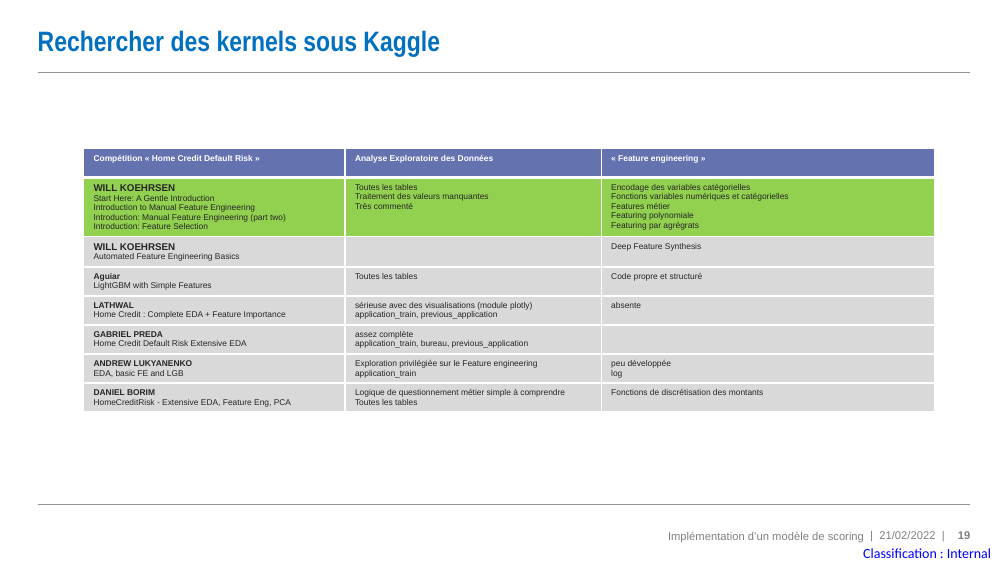
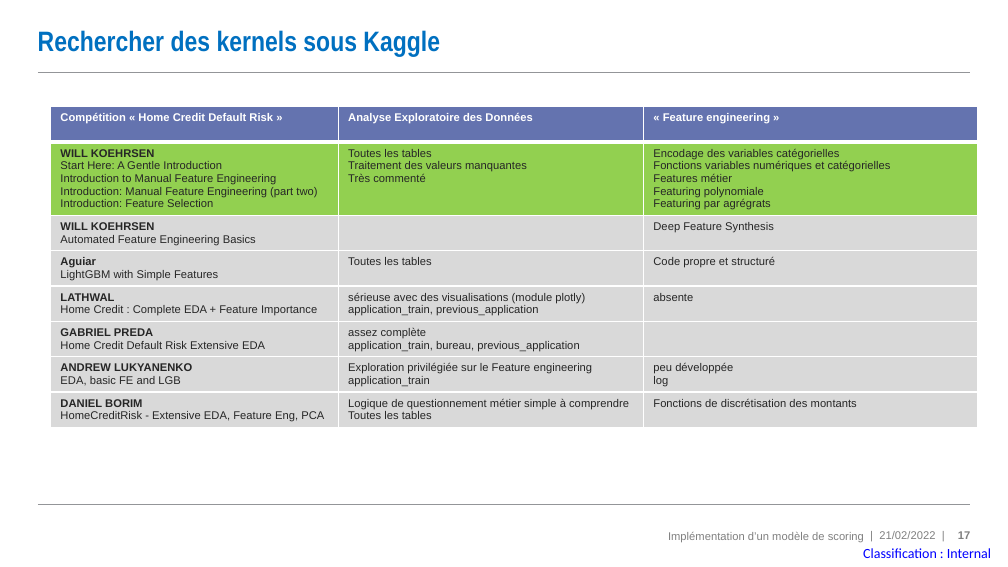
Before and after one commit to MadesLaurence/OpenClassrooms-Fruits-Project-8-, a slide deck: slide 17 of PPAD_07_support.pptx (slide 19 before the commit). Drawn at 1008x567 pixels with LibreOffice and Linux fonts; fonts in the diff are those of the drawing. Boxes give left, top, right and bottom in pixels: in the first picture for what was removed or moved away, otherwise in the second. Text is boxed around its words. In the diff, an @@ line names an element or a change of style, - is before the commit and + after.

```diff
--- a/PPAD_07_support.pptx
+++ b/PPAD_07_support.pptx
@@ table at <box>50,107,977,443</box> @@
@@ size 6 to 8 pt @@
@@ size 7 to 8 pt in "WILL KOEHRSEN", "WILL KOEHRSEN" @@
@@ table: place and size @@
-table at <box>84,148,934,423</box>
+table at <box>50,107,977,443</box>
@@ page number at <box>958,531,970,539</box>: text changed @@
-19
+17
```
Also in this commit, not shown: 7 other slides changed.
